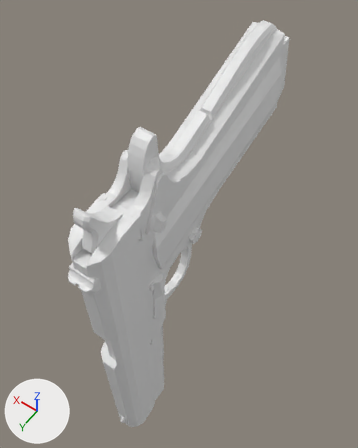
One commit to the FBX model Engine/Engine/data/Models/1911.fbx: the scene before it, then after it.
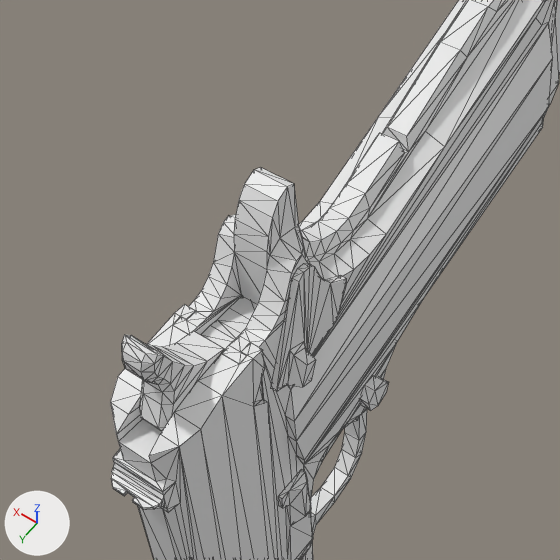
Each version is shown whole from a 50 mm camera at (-0.52, 0.716, 1.275) aimed at (0.076, -0.118, -0.036), then close up on the part from 4% to 80% of the width and 10% to 71% of the height. The lights are fixed; the arrows at lower left show +X, +Y and +Z. The close-ups show mesh edges as thin lines. Vertices at the same position are counted once.

The older version as bpy lines, for what is in view:
```python
me_gun = bpy.data.meshes.new('gun')
me_gun.from_pydata(...)  # 879 vertices, 1512 faces; spans x -0.078..0.065, y -0.506..0.381, z -0.797..0.576
ob_gun = bpy.data.objects.new('gun', me_gun)
ob_gun.location = (0.0, 0.0, 0.0)
```
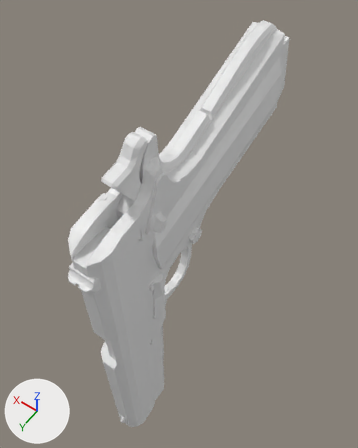
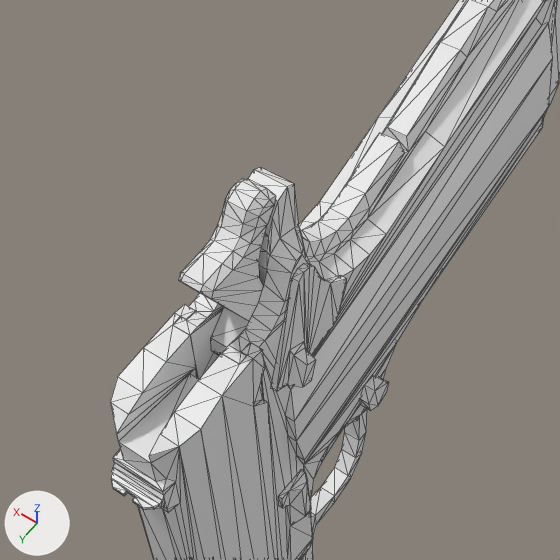
Pixel boxes (x1, y1, x2, y2) of what changed, in the close-ups (560 x 560 px; the box of a moved part takes in the faces that stretch with it):
part 1 of me_gun, moved or reshaped: before (122, 296, 257, 431); after (179, 179, 276, 356)

Patch to the scene script:
```diff
--- a/Engine/Engine/data/Models/1911.fbx.py
+++ b/Engine/Engine/data/Models/1911.fbx.py
@@ me_gun @@
 me_gun.from_pydata(...)  # 879 vertices, 1512 faces; spans x -0.078..0.065, y -0.506..0.381, z -0.797..0.576
 # used by ob_gun; location = (0.0, 0.0, 0.0)
+# me_gun part 1: the loose piece of 74 vertices spanning x -0.02..0.024, y 0.135..0.332, z 0.345..0.508 is turned 62.6 degrees about the x axis through its middle, then moved by (0.0, -0.074, 0.034)
```
